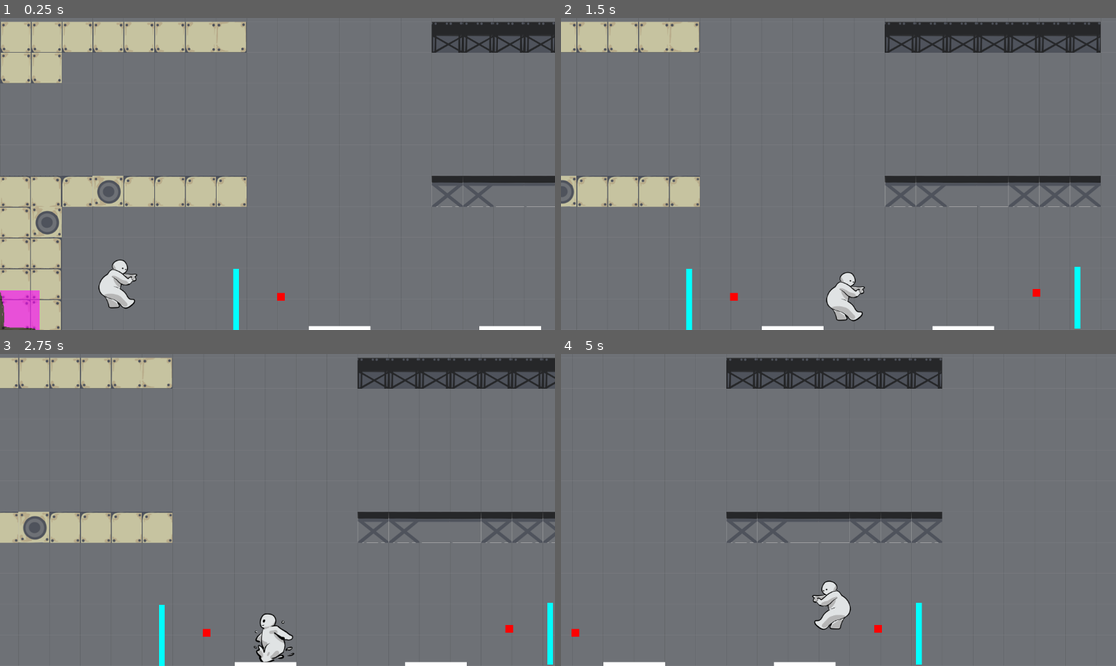
Above: before the commit, frames 1-4 (two rows, left to right).
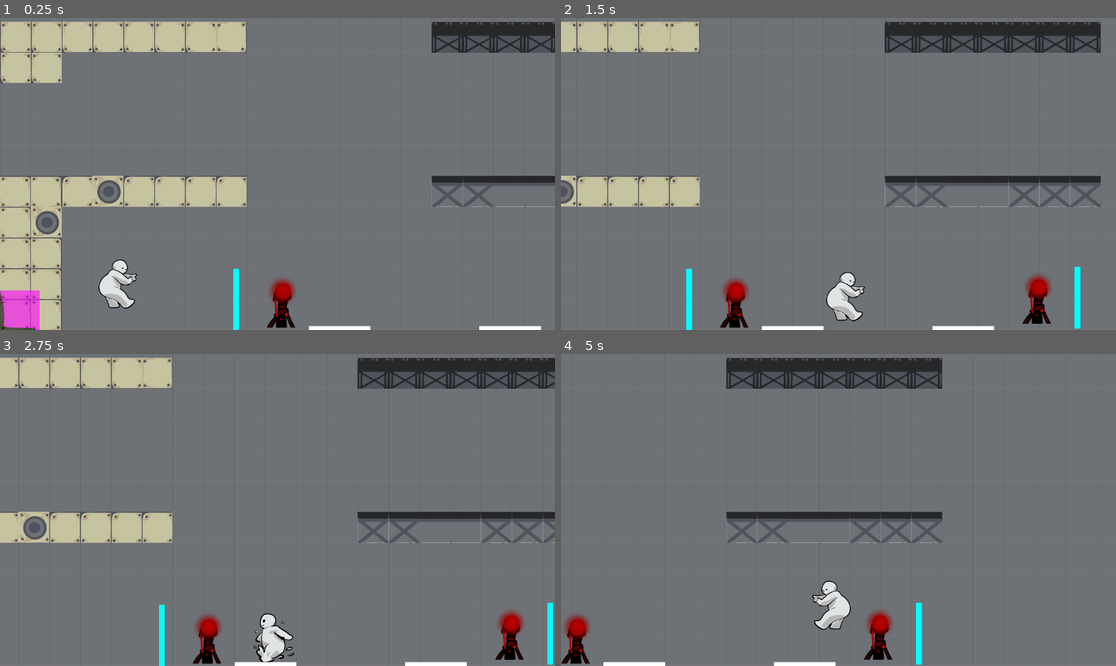
Above: after the commit, the same moments.

Repository: ZBC95/GMTK-2025-zoes-repository
Game: Godot game, scene res://game.tscn
Same seed, same stepped clock (60 frames per second), same inputs: the game is played once before the commit and once after it.
Inputs:
- Up to frame 1 (0.25 s): no input
- Up to frame 2 (1.5 s): hold D (Right) from 0.53 s (still down); tap W (Jump) at 0.77 s
- Up to frame 3 (2.75 s): tap W (Jump) at 1.52 s; release D (Right) at 2.03 s; hold A (Left) from 2.03 s (still down)
- Up to frame 4 (5 s): release A (Left) at 2.78 s; hold D (Right) 2.78-4.28 s; tap W (Jump) at 3.02, 3.77, 4.52 s; hold A (Left) from 4.28 s (still down)

The runs differ from the first frame. In frame 1, 0.5% of the frame differs, in the area x 48-54%, y 83-100%; in frame 2, 1.1%, in the area x 28-89%, y 82-100%; in frame 3, 1.1%; in frame 4, 1.1%.

Commit message:
Changed to using animated sprite for light

Diff:
--- a/Level_Making/light.tscn
+++ b/Level_Making/light.tscn
@@ -1,10 +1,45 @@
-[gd_scene load_steps=3 format=3 uid="uid://dxu8mra5ua1v3"]
+[gd_scene load_steps=6 format=3 uid="uid://dxu8mra5ua1v3"]
 
 [ext_resource type="Script" uid="uid://bs3sapxb084cq" path="res://light.gd" id="1_hdgcg"]
+[ext_resource type="Texture2D" uid="uid://bl8k7ic07hvf" path="res://assets/light64.png" id="2_1s7ak"]
 
-[sub_resource type="QuadMesh" id="QuadMesh_hdgcg"]
+[sub_resource type="AtlasTexture" id="AtlasTexture_vw4ib"]
+atlas = ExtResource("2_1s7ak")
+region = Rect2(64, 0, 64, 128)
+
+[sub_resource type="AtlasTexture" id="AtlasTexture_uokk4"]
+atlas = ExtResource("2_1s7ak")
+region = Rect2(0, 0, 64, 128)
+
+[sub_resource type="SpriteFrames" id="SpriteFrames_yvg51"]
+animations = [{
+"frames": [{
+"duration": 1.0,
+"texture": SubResource("AtlasTexture_vw4ib")
+}],
+"loop": false,
+"name": &"green",
+"speed": 5.0
+}, {
+"frames": [{
+"duration": 1.0,
+"texture": SubResource("AtlasTexture_uokk4")
+}],
+"loop": false,
+"name": &"red",
+"speed": 5.0
+}]
 
 [node name="Light" type="MeshInstance2D"]
 scale = Vector2(16, 16)
-mesh = SubResource("QuadMesh_hdgcg")
 script = ExtResource("1_hdgcg")
+metadata/_edit_vertical_guides_ = [-32.0, 32.0]
+metadata/_edit_horizontal_guides_ = [-32.0, 32.0, -64.0, 64.0]
+
+[node name="LightSprite" type="AnimatedSprite2D" parent="."]
+unique_name_in_owner = true
+position = Vector2(1.15484e-07, -1.49012e-08)
+scale = Vector2(0.0625, 0.0625)
+sprite_frames = SubResource("SpriteFrames_yvg51")
+animation = &"green"
+autoplay = "red"
--- a/light.gd
+++ b/light.gd
@@ -3,6 +3,8 @@
 @export var channel: int = 1
 @onready var player = get_node("../../Player")
 @onready var game = get_node("../..")
+@onready var light_sprite: AnimatedSprite2D = %LightSprite
+
 var is_button_on = false
 
 func _ready() -> void:
@@ -14,10 +16,12 @@
 		is_button_on = false
 
 		modulate = Color(0, 1, 0, 1)
+		light_sprite.play("red")
 
 	else:
 
 		modulate = Color(1, 0, 0, 1)
+		light_sprite.play("green")
 
 func button_press(channel_sent):
 	if channel_sent == channel:
